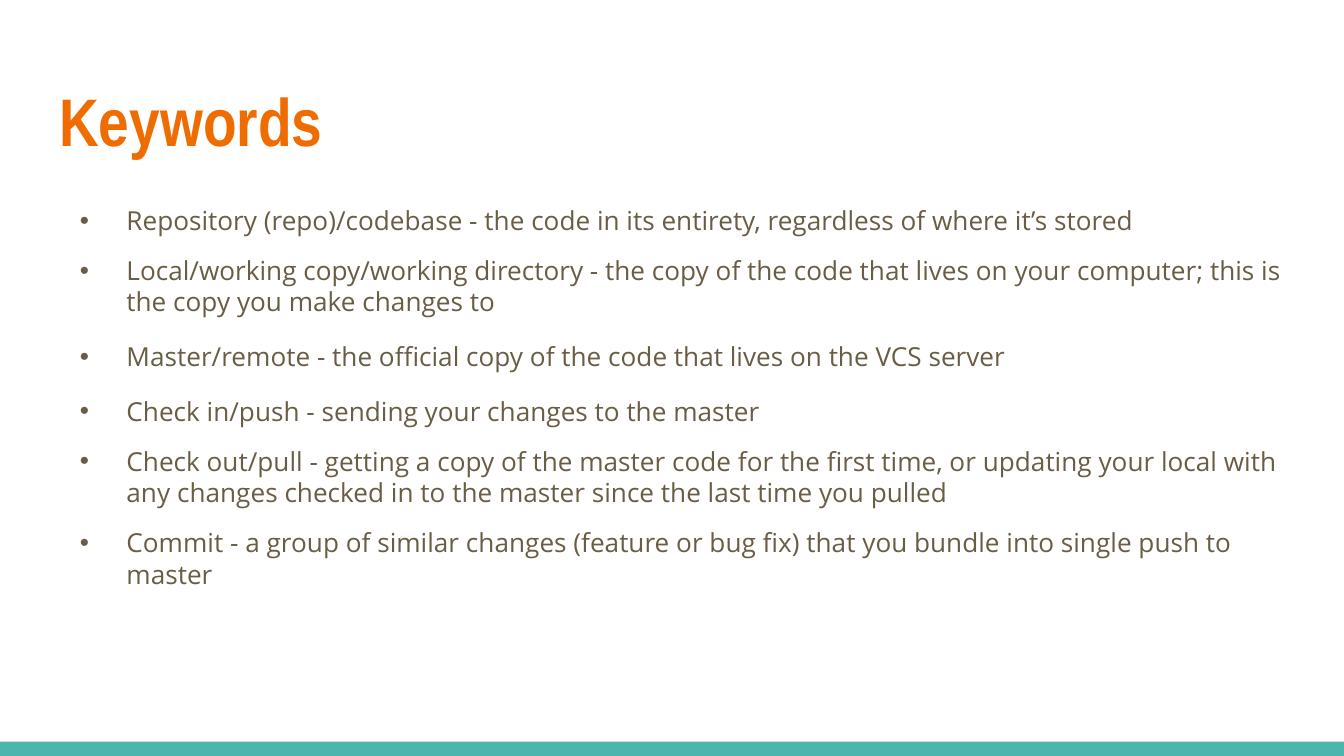
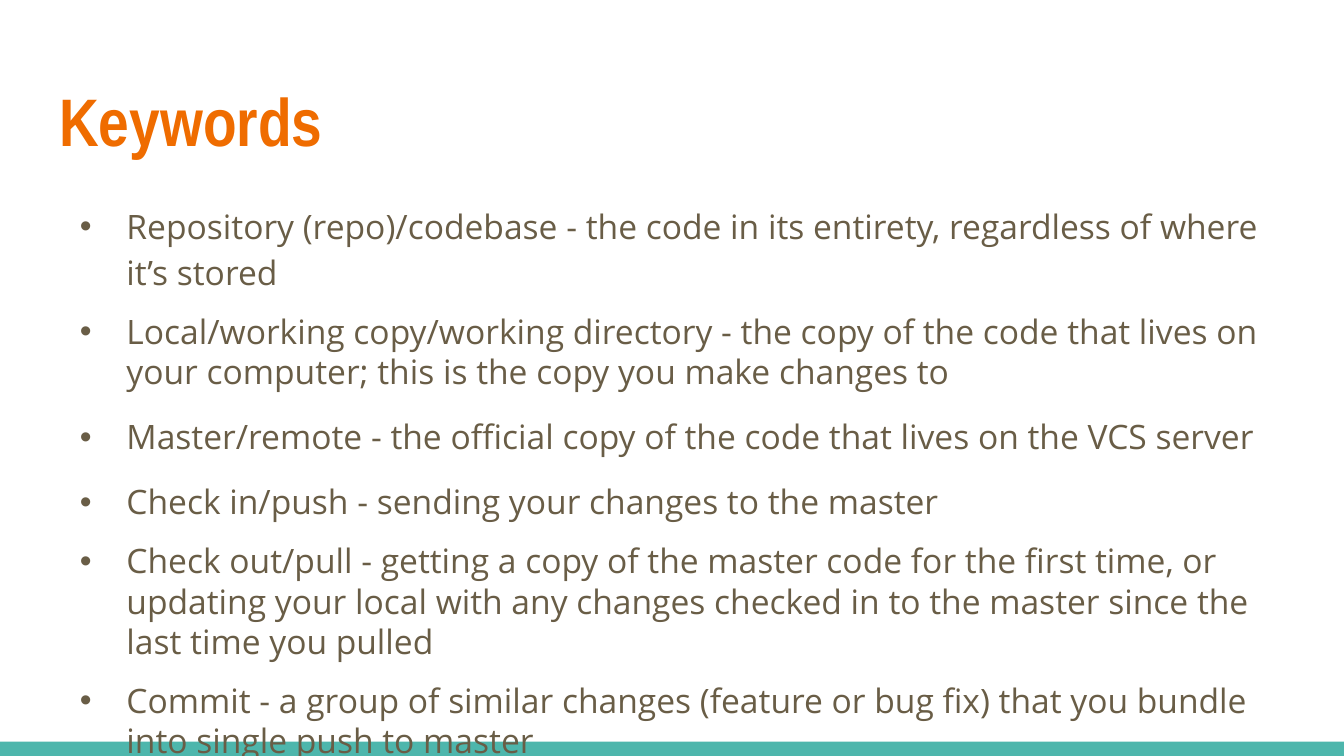
Before and after one commit to linkedin/high-school-trainee, a slide deck: slide 5 of Curriculum/Week_1/Lectures/1.2_Git_and_SVN_optional.pptx. Drawn at 1344x756 pixels with LibreOffice and Linux fonts; fonts in the diff are those of the drawing. Boxes give left, top, right and bottom in pixels: in the first picture for what was removed or moved away, otherwise in the second. Text is boxed around its words. In the diff, an @@ line names an element or a change of style, - is before the commit and + after.

```diff
--- a/Curriculum/Week_1/Lectures/1.2_Git_and_SVN_optional.pptx
+++ b/Curriculum/Week_1/Lectures/1.2_Git_and_SVN_optional.pptx
@@ text "Repository (repo)/codebase - the code ..." at [126, 213, 1257, 756]: size 14 to 18 pt @@
```
Also in this commit, not shown: 3 other slides changed, 1 other file.
